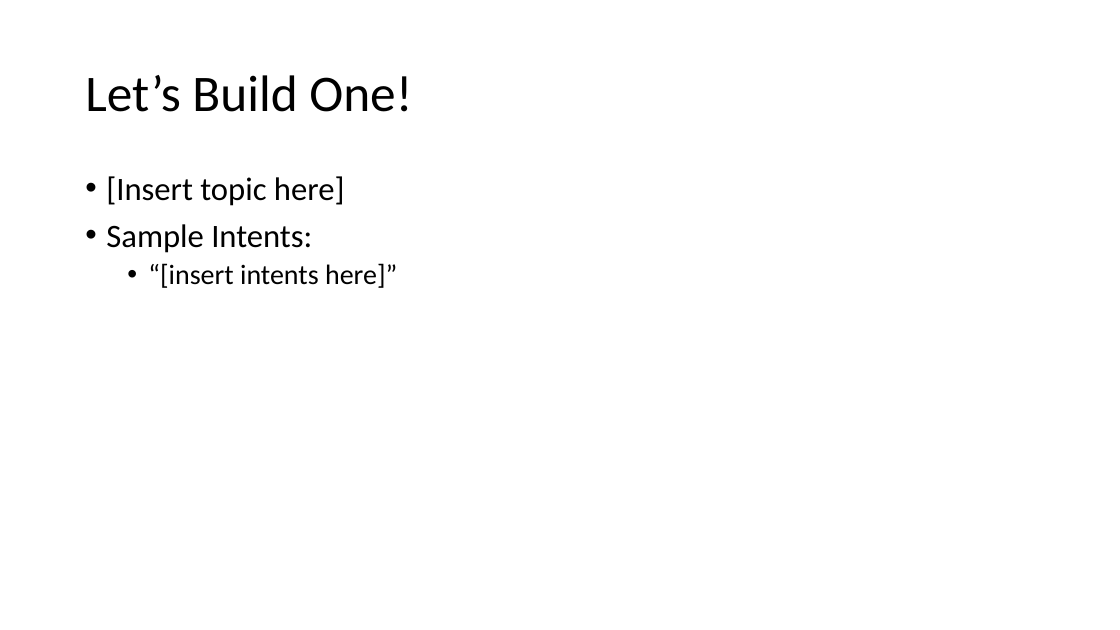
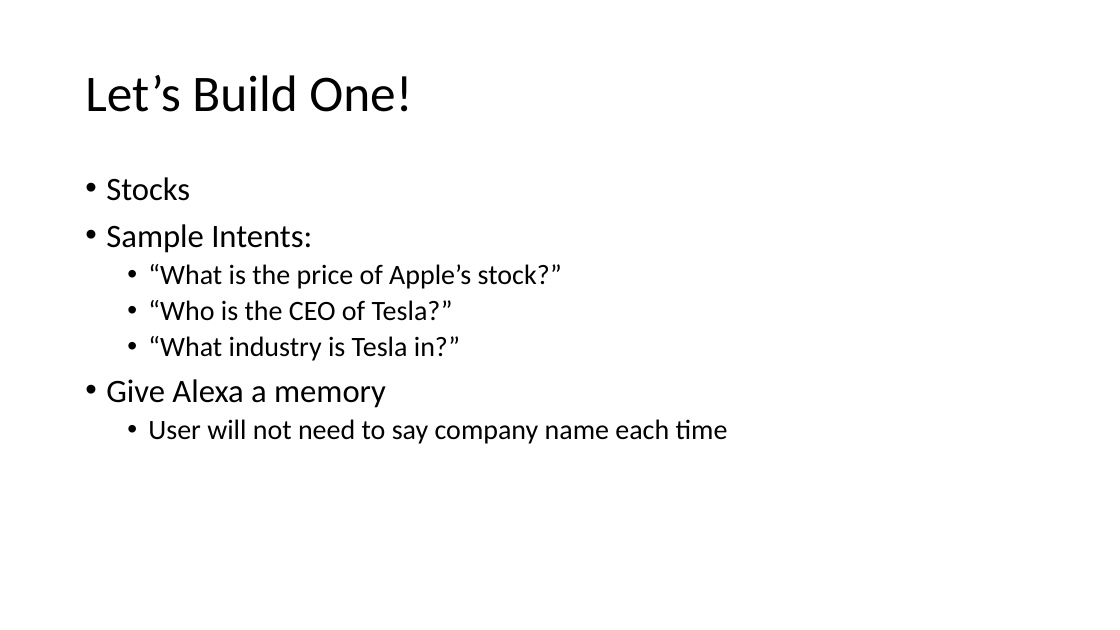
Before and after one commit to haydenwade/speaking-st-cloud-alexa-nodejs-public-apis, a slide deck: slide 11 of Building An Custom.pptx (slide 10 before the commit). Drawn at 1120x630 pixels with LibreOffice and Linux fonts; fonts in the diff are those of the drawing. Boxes give left, top, right and bottom in pixels: in the first picture for what was removed or moved away, otherwise in the second. Text is boxed around its words. In the diff, an @@ line names an element or a change of style, - is before the commit and + after.

Commit message:
added all intents with memory

```diff
--- a/Building An Custom.pptx
+++ b/Building An Custom.pptx
@@ text at (x1=106, y1=177, x2=190, y2=201): text changed @@
-• [Insert topic here]
+• Stocks
@@ text at (x1=106, y1=264, x2=728, y2=444): text changed @@
-  • “[insert intents here]”
+  • “What is the price of Apple’s stock?”
+  • “Who is the CEO of Tesla?”
+  • “What industry is Tesla in?”
+• Give Alexa a memory
+  • User will not need to say company name each time
```
Also in this commit, not shown: 1 other slide changed, 1 slide added, 6 other files.
